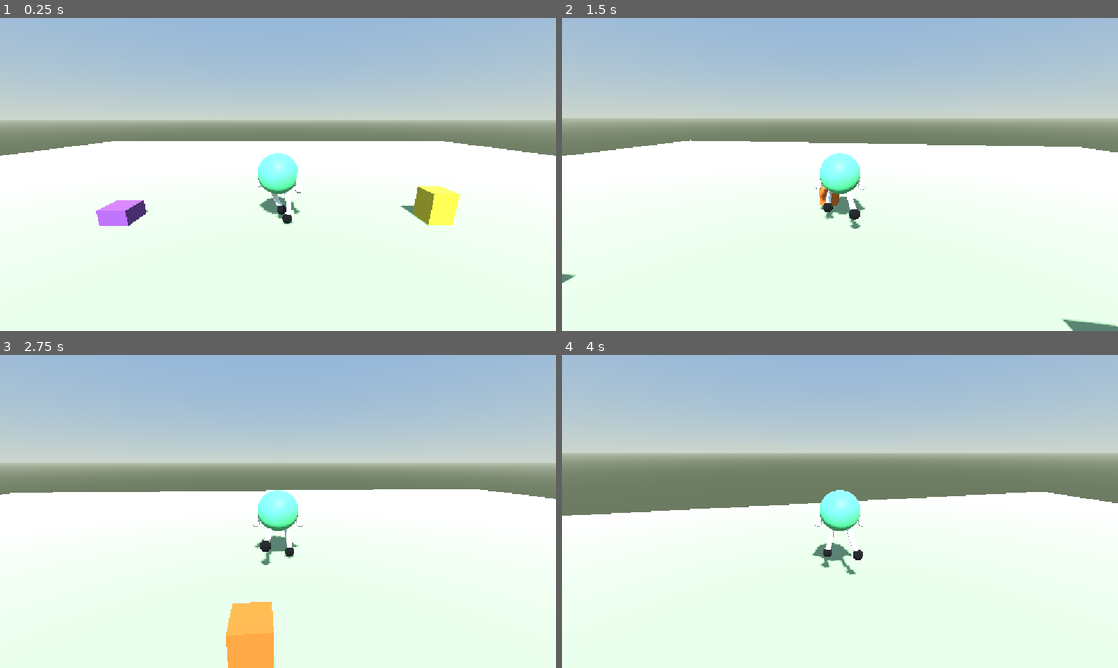
Above: before the commit, frames 1-4 (two rows, left to right).
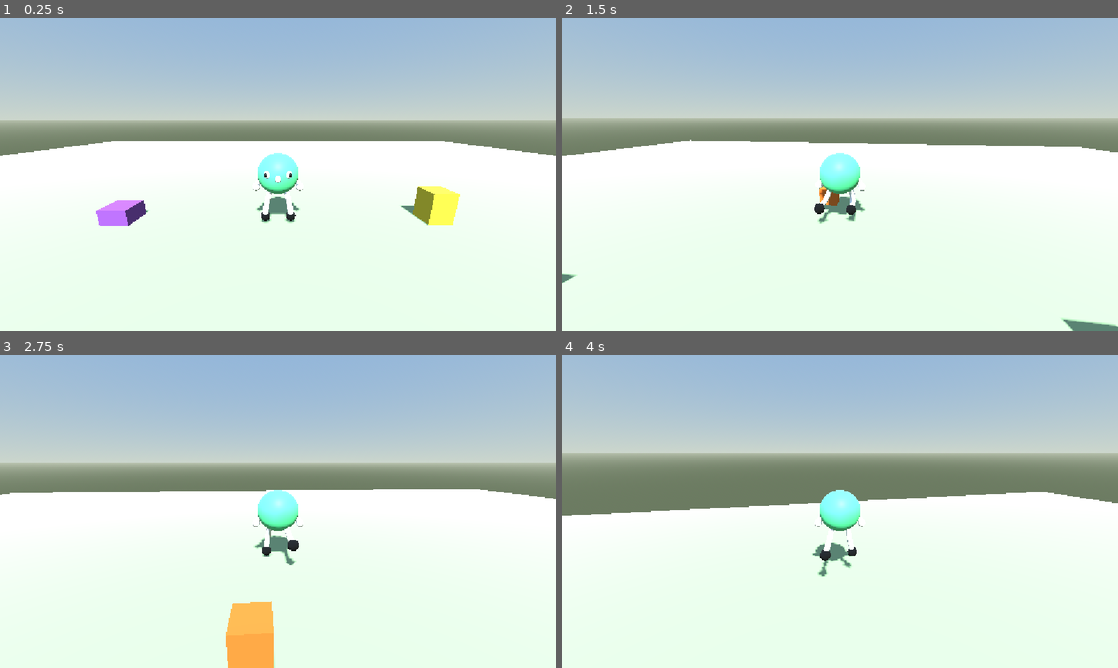
Above: after the commit, the same moments.

Repository: ar-bh/slingshot-boy
Game: Godot game, scene res://player/game.tscn
Two runs of this game, one before a commit and one after it. Both use one fixed random seed, a clock stepped at 60 frames per second and the inputs below.
Inputs (mouse positions are in pixels of both pictures, inside the frame that each line leads up to):
- Up to frame 1 (0.25 s): no input
- Up to frame 2 (1.5 s): tap Enter at 0.5 s; move the mouse to (867, 174) at 0.52 s; hold W (move_forward) from 0.53 s (still down); tap Alt at 0.6 s; tap Space (jump) at 0.77 s; move the mouse to (812, 174) at 1.27 s; tap Shift at 1.35 s
- Up to frame 3 (2.75 s): keep holding W (move_forward); tap Space (jump) at 1.52 s; move the mouse to (289, 505) at 2.02 s; tap Alt at 2.1 s
- Up to frame 4 (4 s): keep holding W (move_forward); move the mouse to (834, 517) at 2.77 s; tap Shift at 2.85 s; tap Space (jump) at 3.02, 3.77 s; move the mouse to (878, 514) at 3.52 s; tap Alt at 3.6 s

The runs differ from the first frame. In frame 1, 0.4% of the frame differs, in the area x 45-55%, y 44-67%; in frame 2, 0.4%; in frame 3, 0.3%; in frame 4, 0.3%.

Commit message:
IK set up (needs fixing to be prepared for stretching, white ball is out of place and limb starts to eject from face)

Diff:
--- a/player/arms.gd
+++ b/player/arms.gd
@@ -16,6 +16,10 @@
 		skeleton.skeleton_updated.connect(_on_skeleton_updated)
 
 func _on_skeleton_updated() -> void:
+	_stretch_arm("LeftShoulder", "LeftElbow", "LeftHand", $"../LeftHandTarget")
+	_stretch_arm("RightShoulder", "RightElbow", "RightHand", $"../RightHandTarget")
+	_keep_glove("LeftShoulder", $"../LeftGlove/MeshInstance3D")
+	_keep_glove("RightShoulder", $"../RightGlove/MeshInstance3D")
 	_apply_thickness()
 	_set_curve(left_path, "LeftShoulder", "LeftElbow", "LeftHand")
 	_set_curve(right_path, "RightShoulder", "RightElbow", "RightHand")
@@ -56,3 +60,25 @@
 
 func _bone_pos(bone_name: String) -> Vector3:
 	return skeleton.get_bone_global_pose(skeleton.find_bone(bone_name)).origin
+
+func _stretch_arm(shoulder_name: String, elbow_name: String, hand_name: String, target: Node3D) -> void:
+	if target == null:
+		return
+	var shoulder_i := skeleton.find_bone(shoulder_name)
+	var elbow_i := skeleton.find_bone(elbow_name)
+	var straight := skeleton.get_bone_rest(elbow_i).origin.length() + skeleton.get_bone_rest(skeleton.find_bone(hand_name)).origin.length()
+	if straight <= 0.001:
+		return
+	var goal := skeleton.to_local(target.global_position)
+	var s := maxf(_bone_pos(shoulder_name).distance_to(goal) / straight, 1.0)
+	var scale := Vector3(s, s, s)
+	if skeleton.get_bone_pose_scale(shoulder_i).is_equal_approx(scale) and skeleton.get_bone_pose_scale(elbow_i).is_equal_approx(Vector3.ONE):
+		return
+	skeleton.set_bone_pose_scale(shoulder_i, scale)
+	skeleton.set_bone_pose_scale(elbow_i, Vector3.ONE)
+
+func _keep_glove(shoulder_name: String, glove: MeshInstance3D) -> void:
+	var s := skeleton.get_bone_pose_scale(skeleton.find_bone(shoulder_name)).x
+	if s <= 0.001:
+		return
+	glove.scale = Vector3.ONE / s
--- a/player/slingshot_boy.tscn
+++ b/player/slingshot_boy.tscn
@@ -52,7 +52,7 @@
 
 [sub_resource type="Curve3D" id="Curve3D_ef8dt"]
 _data = {
-"points": PackedVector3Array(0, 0, 0, 0, 0, 0, -0.62477696, 0.29083562, 0, 0, 0, 0, 0, 0, 0, -0.6780691, 0.23301582, 0.014545455, 0, 0, 0, 0, 0, 0, -0.7313612, 0.17519602, 0.02909091, 0, 0, 0, 0, 0, 0, -0.7846533, 0.11737621, 0.043636363, 0, 0, 0, 0, 0, 0, -0.83794546, 0.05955641, 0.05818182, 0, 0, 0, 0, 0, 0, -0.8912376, 0.0017366111, 0.07272727, 0, 0, 0, 0, 0, 0, -0.93293273, -0.084094934, 0.07818182, 0, 0, 0, 0, 0, 0, -0.963031, -0.19793823, 0.07454545, 0, 0, 0, 0, 0, 0, -0.9931292, -0.31178153, 0.07090909, 0, 0, 0, 0, 0, 0, -1.0232275, -0.42562482, 0.06727272, 0, 0, 0, 0, 0, 0, -1.0533257, -0.5394681, 0.06363636, 0, 0, 0, 0, 0, 0, -1.0834239, -0.65331143, 0.06),
+"points": PackedVector3Array(0, 0, 0, 0, 0, 0, -0.62477696, 0.29083562, 0, 0, 0, 0, 0, 0, 0, -0.66077083, 0.22239386, -0.020369515, 0, 0, 0, 0, 0, 0, -0.69676465, 0.15395209, -0.04073903, 0, 0, 0, 0, 0, 0, -0.7327585, 0.08551031, -0.06110854, 0, 0, 0, 0, 0, 0, -0.76875234, 0.017068565, -0.08147806, 0, 0, 0, 0, 0, 0, -0.8047462, -0.051373214, -0.10184757, 0, 0, 0, 0, 0, 0, -0.8464414, -0.13720477, -0.09639303, 0, 0, 0, 0, 0, 0, -0.89383787, -0.24042612, -0.06511443, 0, 0, 0, 0, 0, 0, -0.94123435, -0.34364748, -0.033835836, 0, 0, 0, 0, 0, 0, -0.9886309, -0.4468688, -0.0025572479, 0, 0, 0, 0, 0, 0, -1.0360273, -0.5500902, 0.028721347, 0, 0, 0, 0, 0, 0, -1.0834239, -0.6533115, 0.059999943),
 "tilts": PackedFloat32Array(0, 0, 0, 0, 0, 0, 0, 0, 0, 0, 0, 0)
 }
 point_count = 12
@@ -61,7 +61,7 @@
 
 [sub_resource type="Curve3D" id="Curve3D_2pgw4"]
 _data = {
-"points": PackedVector3Array(0, 0, 0, 0, 0, 0, 0.62477696, 0.29083562, 0, 0, 0, 0, 0, 0, 0, 0.6780691, 0.23301582, 0.014545455, 0, 0, 0, 0, 0, 0, 0.7313612, 0.17519602, 0.02909091, 0, 0, 0, 0, 0, 0, 0.7846533, 0.11737621, 0.043636363, 0, 0, 0, 0, 0, 0, 0.83794546, 0.05955641, 0.05818182, 0, 0, 0, 0, 0, 0, 0.8912376, 0.0017366111, 0.07272727, 0, 0, 0, 0, 0, 0, 0.93293273, -0.08409491, 0.07818182, 0, 0, 0, 0, 0, 0, 0.963031, -0.19793819, 0.07454545, 0, 0, 0, 0, 0, 0, 0.9931292, -0.31178147, 0.07090909, 0, 0, 0, 0, 0, 0, 1.0232275, -0.4256247, 0.06727272, 0, 0, 0, 0, 0, 0, 1.0533257, -0.539468, 0.06363636, 0, 0, 0, 0, 0, 0, 1.0834239, -0.65331125, 0.06),
+"points": PackedVector3Array(0, 0, 0, 0, 0, 0, 0.62477696, 0.29083562, 0, 0, 0, 0, 0, 0, 0, 0.6607531, 0.22243072, -0.020524144, 0, 0, 0, 0, 0, 0, 0.6967292, 0.15402582, -0.04104829, 0, 0, 0, 0, 0, 0, 0.73270524, 0.085620925, -0.06157243, 0, 0, 0, 0, 0, 0, 0.76868135, 0.017216027, -0.08209658, 0, 0, 0, 0, 0, 0, 0.80465746, -0.051188886, -0.10262072, 0, 0, 0, 0, 0, 0, 0.8463141, -0.1369921, -0.097166166, 0, 0, 0, 0, 0, 0, 0.89365125, -0.24019367, -0.06573292, 0, 0, 0, 0, 0, 0, 0.9409884, -0.34339523, -0.03429967, 0, 0, 0, 0, 0, 0, 0.9883256, -0.44659677, -0.002866432, 0, 0, 0, 0, 0, 0, 1.0356628, -0.54979837, 0.028566815, 0, 0, 0, 0, 0, 0, 1.083, -0.6529999, 0.060000055),
 "tilts": PackedFloat32Array(0, 0, 0, 0, 0, 0, 0, 0, 0, 0, 0, 0)
 }
 point_count = 12
@@ -75,7 +75,6 @@
 
 [node name="SlingshotBoy" type="CharacterBody3D" unique_id=1205031818]
 script = ExtResource("1_bsi02")
-stretch_look = true
 
 [node name="SlingshotBody" parent="." unique_id=528869564 instance=ExtResource("2_ekwqv")]
 transform = Transform3D(1, 0, 0, 0, 1, 0, 0, 0, 1, 0, 2.4518938, 0)
@@ -248,8 +247,94 @@
 [node name="RightPole" type="Marker3D" parent="SlingshotBody/Skeleton" unique_id=927891429]
 transform = Transform3D(1, 0, 0, 0, 1, 0, 0, 0, 1, 0.72, -1.47, 1)
 
+[node name="LeftConstant" type="Marker3D" parent="SlingshotBody/Skeleton" unique_id=1607106341]
+unique_name_in_owner = true
+transform = Transform3D(1, 0, 0, 0, 1, 0, 0, 0, 1, -0.658, -2.452, 0.019)
+visible = false
+
+[node name="MeshInstance3D" type="MeshInstance3D" parent="SlingshotBody/Skeleton/LeftConstant" unique_id=1109798055]
+mesh = SubResource("PlaneMesh_iemch")
+
+[node name="RightConstant" type="Marker3D" parent="SlingshotBody/Skeleton" unique_id=956276769]
+unique_name_in_owner = true
+transform = Transform3D(1, 0, 0, 0, 1, 0, 0, 0, 1, 0.658, -2.452, 0.019)
+visible = false
+
+[node name="MeshInstance3D" type="MeshInstance3D" parent="SlingshotBody/Skeleton/RightConstant" unique_id=1249230702]
+mesh = SubResource("PlaneMesh_iemch")
+
+[node name="LeftGlove" type="BoneAttachment3D" parent="SlingshotBody/Skeleton" unique_id=1426808545]
+transform = Transform3D(-0.85348105, 0.48479778, -0.19115794, 0.5152242, 0.84003806, -0.16994128, 0.07819283, -0.24353085, -0.9667361, -1.0834239, -0.6533115, 0.059999943)
+bone_name = "LeftHand"
+bone_idx = 8
+
+[node name="MeshInstance3D" type="MeshInstance3D" parent="SlingshotBody/Skeleton/LeftGlove" unique_id=1000558592]
+mesh = SubResource("SphereMesh_iemch")
+
+[node name="RightGlove" type="BoneAttachment3D" parent="SlingshotBody/Skeleton" unique_id=1995503582]
+transform = Transform3D(-0.85361177, -0.48432264, 0.19177727, -0.51500833, 0.8399258, -0.17114617, -0.07818876, -0.2448593, -0.96640086, 1.083, -0.6529999, 0.060000055)
+bone_name = "RightHand"
+bone_idx = 11
+
+[node name="MeshInstance3D" type="MeshInstance3D" parent="SlingshotBody/Skeleton/RightGlove" unique_id=943579451]
+transform = Transform3D(0.9420721, 0.33541045, 0, -0.33541045, 0.9420721, 0, 0, 0, 1, 0, 0, 0)
+mesh = SubResource("SphereMesh_iemch")
+
+[node name="Arms" type="Node3D" parent="SlingshotBody/Skeleton" unique_id=1621660002]
+script = ExtResource("5_wqx6k")
+
+[node name="LeftPath" type="Path3D" parent="SlingshotBody/Skeleton/Arms" unique_id=1980264550]
+curve = SubResource("Curve3D_ef8dt")
+
+[node name="LeftTube" type="CSGPolygon3D" parent="SlingshotBody/Skeleton/Arms" unique_id=819591879]
+polygon = PackedVector2Array(-0.14, 0, -0.11326238, -0.082289934, -0.04326238, -0.13314791, 0.04326238, -0.13314791, 0.11326238, -0.082289934, 0.14, -1.7145055e-17, 0.11326238, 0.082289934, 0.04326238, 0.13314791, -0.04326238, 0.13314791, -0.11326238, 0.082289934)
+mode = 2
+path_node = NodePath("../LeftPath")
+path_interval_type = 0
+path_interval = 0.04
+path_simplify_angle = 0.0
+path_rotation = 2
+path_rotation_accurate = false
+path_local = true
+path_continuous_u = true
+path_u_distance = 1.0
+path_joined = false
+smooth_faces = true
+material = SubResource("StandardMaterial3D_ef8dt")
+
+[node name="RightPath" type="Path3D" parent="SlingshotBody/Skeleton/Arms" unique_id=1136864023]
+curve = SubResource("Curve3D_2pgw4")
+
+[node name="RightTube" type="CSGPolygon3D" parent="SlingshotBody/Skeleton/Arms" unique_id=465734901]
+polygon = PackedVector2Array(-0.14, 0, -0.11326238, -0.082289934, -0.04326238, -0.13314791, 0.04326238, -0.13314791, 0.11326238, -0.082289934, 0.14, -1.7145055e-17, 0.11326238, 0.082289934, 0.04326238, 0.13314791, -0.04326238, 0.13314791, -0.11326238, 0.082289934)
+mode = 2
+path_node = NodePath("../RightPath")
+path_interval_type = 0
+path_interval = 0.04
+path_simplify_angle = 0.0
+path_rotation = 2
+path_rotation_accurate = false
+path_local = true
+path_continuous_u = true
+path_u_distance = 1.0
+path_joined = false
+smooth_faces = true
+material = SubResource("StandardMaterial3D_ef8dt")
+
+[node name="LeftHandTarget" type="Marker3D" parent="SlingshotBody/Skeleton" unique_id=339384333]
+transform = Transform3D(1, 0, 0, 0, 1, 0, 0, 0, 1, -1.0834239, -0.65331143, 0.06)
+
+[node name="RightHandTarget" type="Marker3D" parent="SlingshotBody/Skeleton" unique_id=1388098631]
+transform = Transform3D(1, 0, 0, 0, 1, 0, 0, 0, 1, 1.083, -0.653, 0.06)
+
+[node name="LeftArmPole" type="Marker3D" parent="SlingshotBody/Skeleton" unique_id=1271305287]
+transform = Transform3D(1, 0, 0, 0, 1, 0, 0, 0, 1, -1, -0.2, -1.2)
+
+[node name="RightArmPole" type="Marker3D" parent="SlingshotBody/Skeleton" unique_id=1026103306]
+transform = Transform3D(1, 0, 0, 0, 1, 0, 0, 0, 1, 1, -0.2, -1.2)
+
 [node name="TwoBoneIK3D" type="TwoBoneIK3D" parent="SlingshotBody/Skeleton" unique_id=1317250311]
-setting_count = 2
+setting_count = 4
 settings/0/target_node = NodePath("../LeftFootTarget")
 settings/0/pole_node = NodePath("../LeftPole")
 settings/0/root_bone_name = "LeftHip"
@@ -272,80 +357,28 @@
 settings/1/end_bone = 5
 settings/1/use_virtual_end = false
 settings/1/extend_end_bone = false
-
-[node name="LeftConstant" type="Marker3D" parent="SlingshotBody/Skeleton" unique_id=1607106341]
-unique_name_in_owner = true
-transform = Transform3D(1, 0, 0, 0, 1, 0, 0, 0, 1, -0.658, -2.452, 0.019)
-visible = false
-
-[node name="MeshInstance3D" type="MeshInstance3D" parent="SlingshotBody/Skeleton/LeftConstant" unique_id=1109798055]
-mesh = SubResource("PlaneMesh_iemch")
-
-[node name="RightConstant" type="Marker3D" parent="SlingshotBody/Skeleton" unique_id=956276769]
-unique_name_in_owner = true
-transform = Transform3D(1, 0, 0, 0, 1, 0, 0, 0, 1, 0.658, -2.452, 0.019)
-visible = false
-
-[node name="MeshInstance3D" type="MeshInstance3D" parent="SlingshotBody/Skeleton/RightConstant" unique_id=1249230702]
-mesh = SubResource("PlaneMesh_iemch")
-
-[node name="LeftGlove" type="BoneAttachment3D" parent="SlingshotBody/Skeleton" unique_id=1426808545]
-transform = Transform3D(0.9854116, 0.17018807, 0, -0.17018807, 0.9854116, 0, 0, 0, 1, -1.0834239, -0.65331143, 0.06)
-bone_name = "LeftHand"
-bone_idx = 8
-
-[node name="MeshInstance3D" type="MeshInstance3D" parent="SlingshotBody/Skeleton/LeftGlove" unique_id=1000558592]
-mesh = SubResource("SphereMesh_iemch")
-
-[node name="RightGlove" type="BoneAttachment3D" parent="SlingshotBody/Skeleton" unique_id=1995503582]
-transform = Transform3D(0.9854116, -0.17018808, 0, 0.17018808, 0.9854116, 0, 0, 0, 1, 1.0834239, -0.65331125, 0.06)
-bone_name = "RightHand"
-bone_idx = 11
-
-[node name="MeshInstance3D" type="MeshInstance3D" parent="SlingshotBody/Skeleton/RightGlove" unique_id=943579451]
-transform = Transform3D(0.942072, 0.33541042, 0, -0.33541042, 0.942072, 0, 0, 0, 1, 0, 0, 0)
-mesh = SubResource("SphereMesh_iemch")
-
-[node name="Arms" type="Node3D" parent="SlingshotBody/Skeleton" unique_id=1621660002]
-script = ExtResource("5_wqx6k")
-
-[node name="LeftPath" type="Path3D" parent="SlingshotBody/Skeleton/Arms" unique_id=1980264550]
-curve = SubResource("Curve3D_ef8dt")
-
-[node name="LeftTube" type="CSGPolygon3D" parent="SlingshotBody/Skeleton/Arms" unique_id=819591879]
-polygon = PackedVector2Array(-0.14, 0, -0.11326238, -0.082289934, -0.04326238, -0.13314791, 0.04326238, -0.13314791, 0.11326238, -0.082289934, 0.14, -1.7145055e-17, 0.11326238, 0.082289934, 0.04326238, 0.13314791, -0.04326238, 0.13314791, -0.11326238, 0.082289934)
-mode = 2
-path_node = NodePath("../LeftPath")
-path_interval_type = 0
-path_interval = 0.04
-path_simplify_angle = 0.0
-path_rotation = 2
-path_rotation_accurate = false
-path_local = true
-path_continuous_u = true
-path_u_distance = 1.0
-path_joined = false
-smooth_faces = true
-material = SubResource("StandardMaterial3D_ef8dt")
-
-[node name="RightPath" type="Path3D" parent="SlingshotBody/Skeleton/Arms" unique_id=1136864023]
-curve = SubResource("Curve3D_2pgw4")
-
-[node name="RightTube" type="CSGPolygon3D" parent="SlingshotBody/Skeleton/Arms" unique_id=465734901]
-polygon = PackedVector2Array(-0.14, 0, -0.11326238, -0.082289934, -0.04326238, -0.13314791, 0.04326238, -0.13314791, 0.11326238, -0.082289934, 0.14, -1.7145055e-17, 0.11326238, 0.082289934, 0.04326238, 0.13314791, -0.04326238, 0.13314791, -0.11326238, 0.082289934)
-mode = 2
-path_node = NodePath("../RightPath")
-path_interval_type = 0
-path_interval = 0.04
-path_simplify_angle = 0.0
-path_rotation = 2
-path_rotation_accurate = false
-path_local = true
-path_continuous_u = true
-path_u_distance = 1.0
-path_joined = false
-smooth_faces = true
-material = SubResource("StandardMaterial3D_ef8dt")
+settings/2/target_node = NodePath("../LeftHandTarget")
+settings/2/pole_node = NodePath("../LeftArmPole")
+settings/2/root_bone_name = "LeftShoulder"
+settings/2/root_bone = 6
+settings/2/middle_bone_name = "LeftElbow"
+settings/2/middle_bone = 7
+settings/2/pole_direction = 5
+settings/2/end_bone_name = "LeftHand"
+settings/2/end_bone = 8
+settings/2/use_virtual_end = false
+settings/2/extend_end_bone = false
+settings/3/target_node = NodePath("../RightHandTarget")
+settings/3/pole_node = NodePath("../RightArmPole")
+settings/3/root_bone_name = "RightShoulder"
+settings/3/root_bone = 9
+settings/3/middle_bone_name = "RightElbow"
+settings/3/middle_bone = 10
+settings/3/pole_direction = 5
+settings/3/end_bone_name = "RightHand"
+settings/3/end_bone = 11
+settings/3/use_virtual_end = false
+settings/3/extend_end_bone = false
 
 [node name="Hitbox" type="CollisionShape3D" parent="." unique_id=951370208]
 transform = Transform3D(1, 0, 0, 0, 1, 0, 0, 0, 1, 0, 1.742982, 0)
